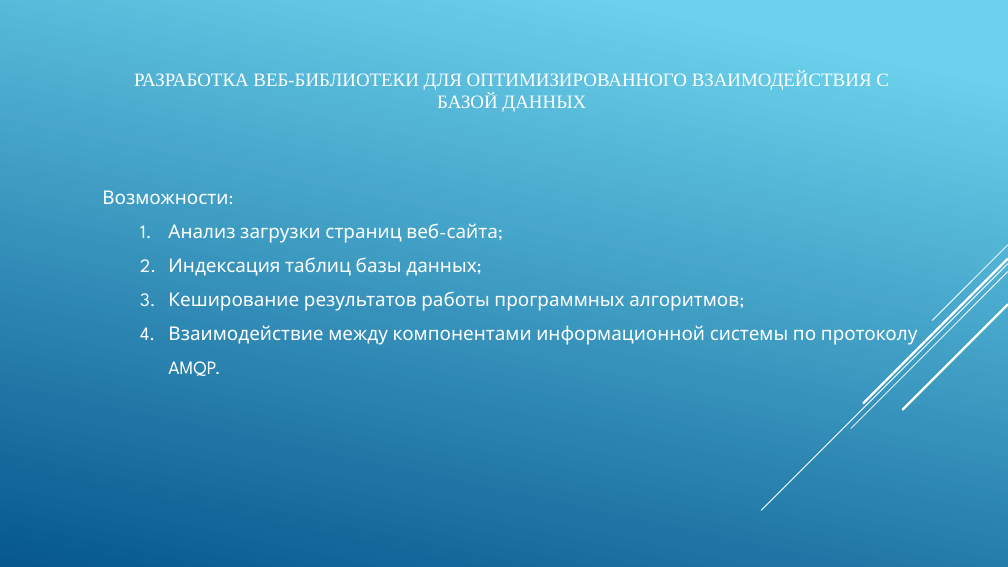
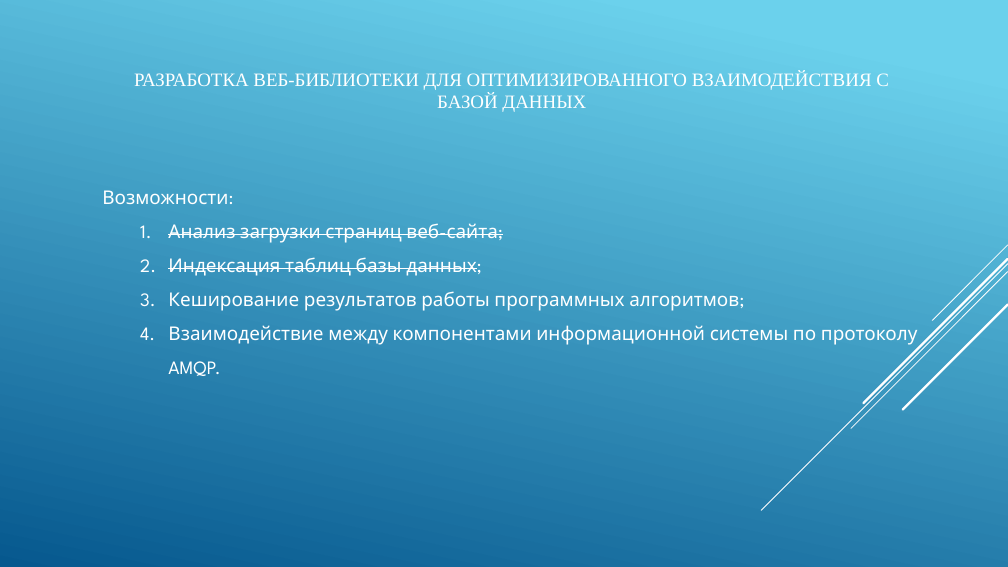
Before and after one commit to IgorTyutyunov/-, a slide deck: slide 8 of ВКР_5.pptx. Drawn at 1008x567 pixels with LibreOffice and Linux fonts; fonts in the diff are those of the drawing. Boxes give left, top, right and bottom in pixels: in the first picture for what was removed or moved away, otherwise in the second. Text is boxed around its words. In the diff, an @@ line names an element or a change of style, - is before the commit and + after.

```diff
--- a/ВКР_5.pptx
+++ b/ВКР_5.pptx
@@ text at [168,223,504,276]: strikethrough on in "Анализ загрузки страниц веб-сайта;", "Индексация таблиц базы данных;" @@
```
Also in this commit, not shown: 1 other slide changed, 1 slide added, 1 slide removed.
